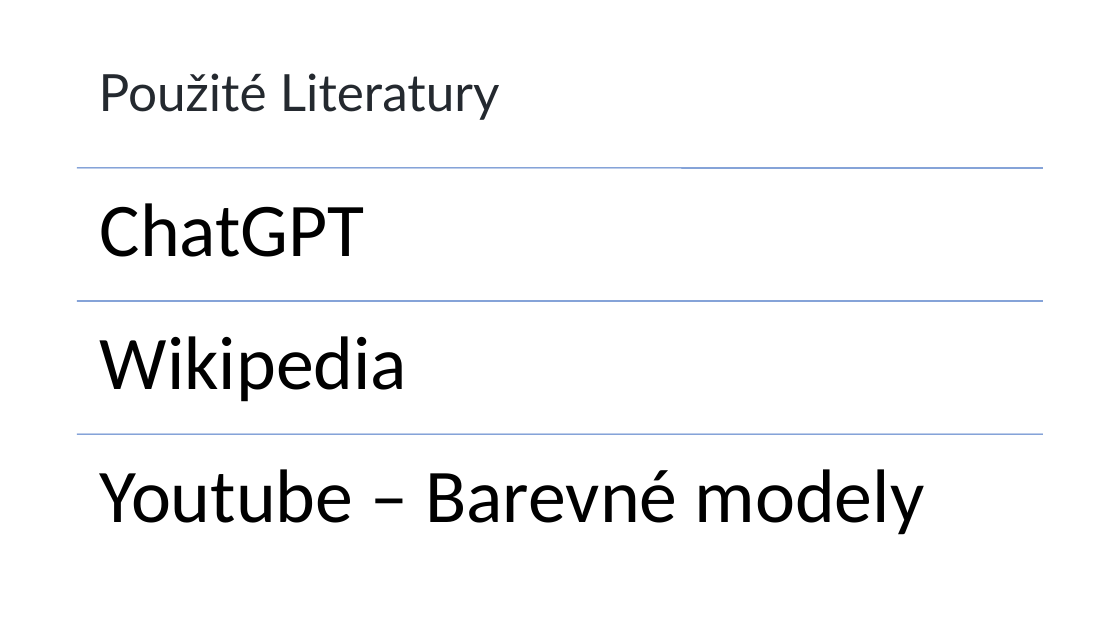
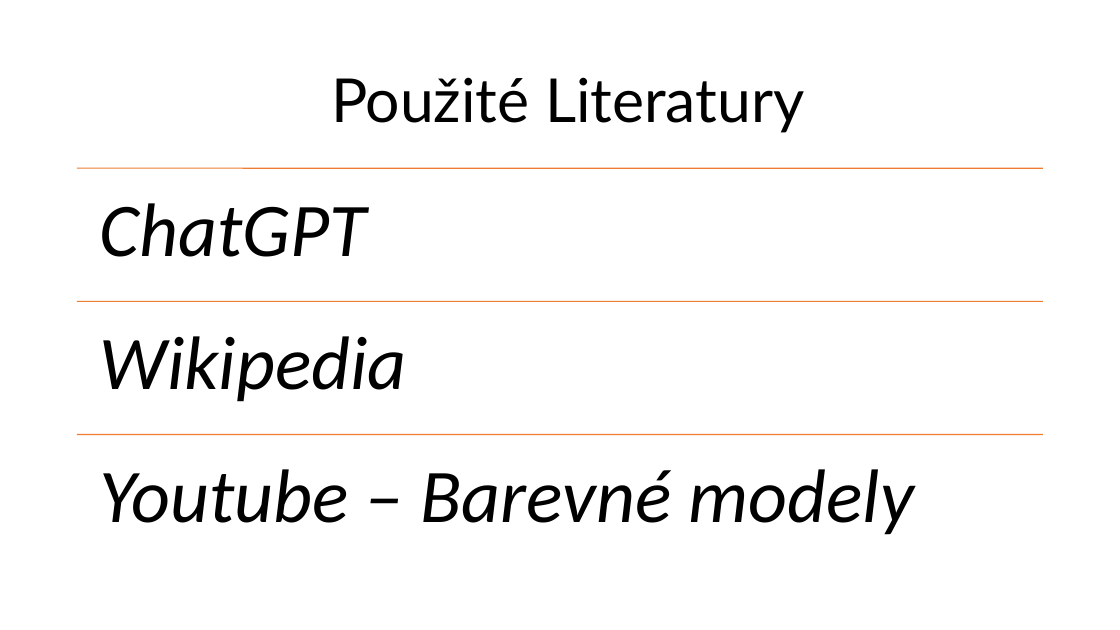
Before and after one commit to ibabayev7/barva, a slide deck: slide 20 of Presentation for IT.pptx (slide 17 before the commit). Drawn at 1120x630 pixels with LibreOffice and Linux fonts; fonts in the diff are those of the drawing. Boxes give left, top, right and bottom in pixels: in the first picture for what was removed or moved away, otherwise in the second. Text is boxed around its words. In the diff, an @@ line names an element or a change of style, - is before the commit and + after.

```diff
--- a/Presentation for IT.pptx
+++ b/Presentation for IT.pptx
@@ title "Použité Literatury": place and size @@
-title "Použité Literatury" at bbox=[99, 73, 500, 120]
+title "Použité Literatury" at bbox=[331, 77, 804, 133]
@@ title "Použité Literatury" at bbox=[331, 77, 804, 133]: size 44 to 52 pt, text colour #24292F to #000000; alignment left to centre @@
@@ line (77, 168) - (1044, 168): stroke #4472C4 1 pt to #ED7D31 1 pt @@
@@ italic on in 3 elements at bbox=[100, 203, 366, 257], bbox=[100, 469, 914, 535], bbox=[100, 336, 407, 402] @@
@@ line (77, 302) - (1044, 302): stroke #4472C4 1 pt to #ED7D31 1 pt @@
@@ line (77, 434) - (1044, 434): stroke #4472C4 1 pt to #ED7D31 1 pt @@
```
Also in this commit, not shown: 7 other slides changed, 3 slides added.
